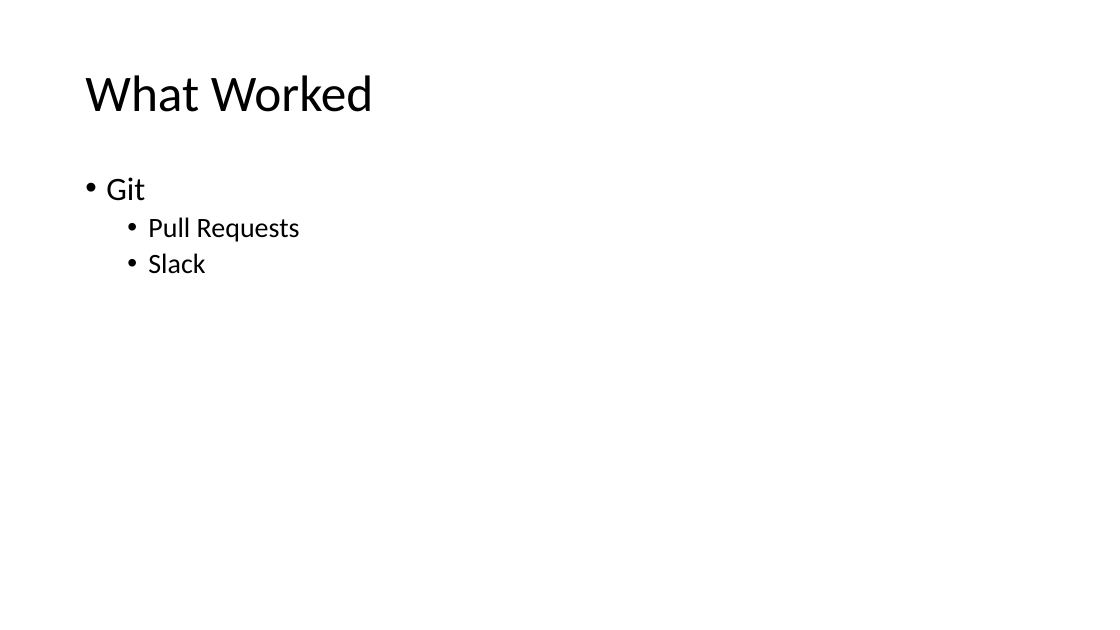
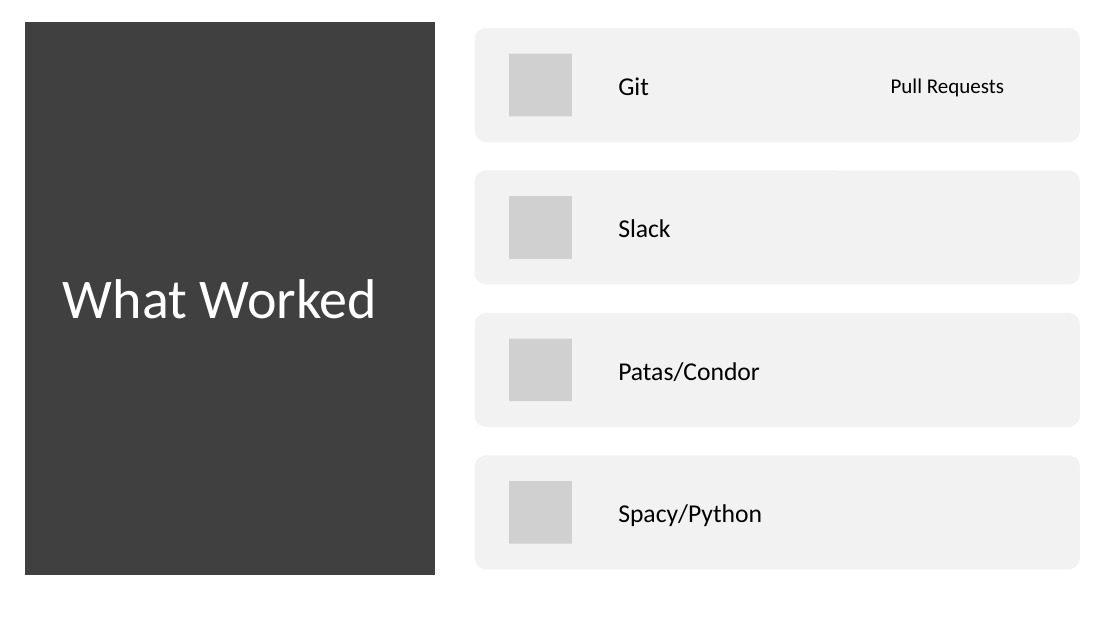
Before and after one commit to cadiem/LING573SP20, a slide deck: slide 14 of doc/D2.pptx (slide 13 before the commit). Drawn at 1120x630 pixels with LibreOffice and Linux fonts; fonts in the diff are those of the drawing; grey boxes stand for pictures. Boxes give left, top, right and bottom in pixels: in the first picture for what was removed or moved away, otherwise in the second. Text is boxed around its words. In the diff, an @@ line names an element or a change of style, - is before the commit and + after.

```diff
--- a/doc/D2.pptx
+++ b/doc/D2.pptx
@@ rectangle added at (x1=31, y1=28, x2=429, y2=570), fill #404040, outline #404040 10 pt @@
@@ title "What Worked" moved from (x1=85, y1=75, x2=374, y2=112) to (x1=63, y1=279, x2=377, y2=319) @@
@@ title "What Worked" at (x1=63, y1=279, x2=377, y2=319): size 44 to 48 pt, text colour #000000 to #FFFFFF @@
@@ text removed at (x1=106, y1=177, x2=300, y2=274) @@
-• Git
-  • Pull Requests
-  • Slack
@@ group added at (x1=475, y1=28, x2=1081, y2=570): 5 texts, 4 rounded rectangles, 4 pictures @@
+Git
+Pull Requests
+Slack
+Patas/Condor
+Spacy/Python
```
Also in this commit, not shown: 11 other slides changed, 3 slides added, 2 slides removed, 1 other file.
